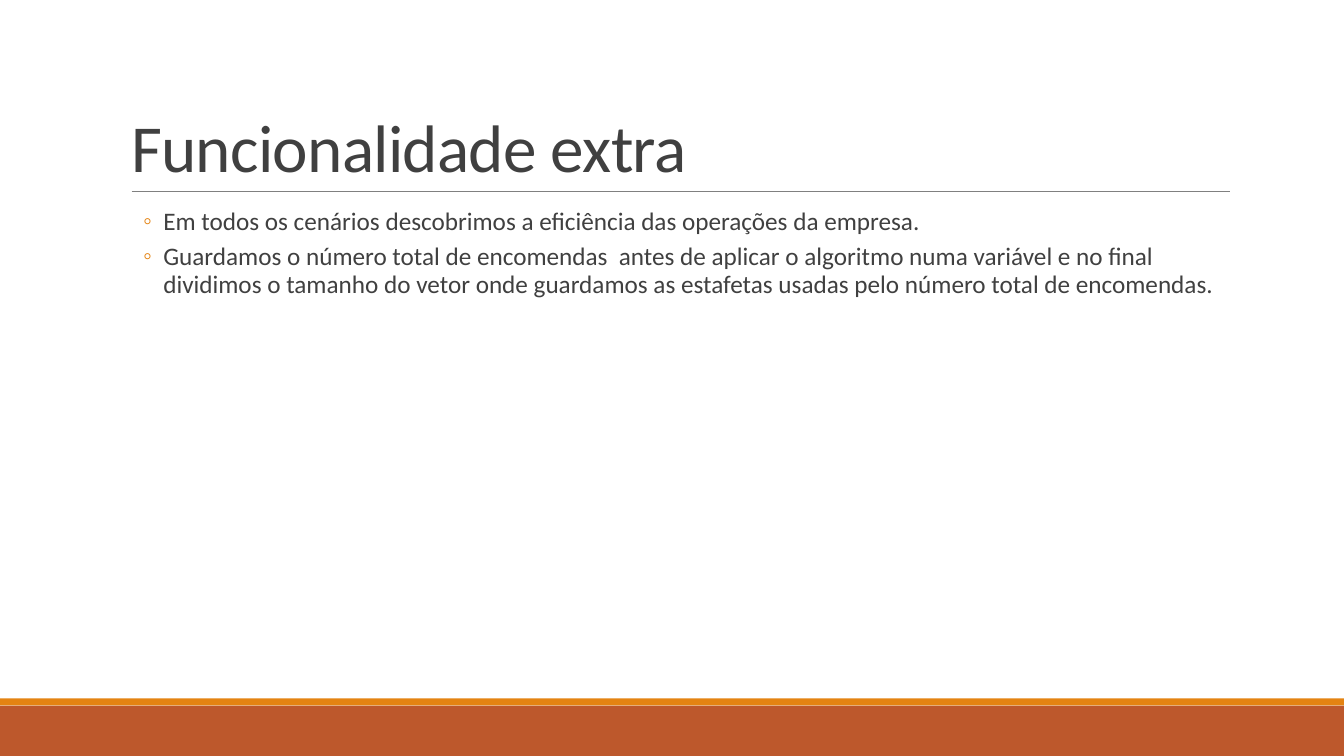
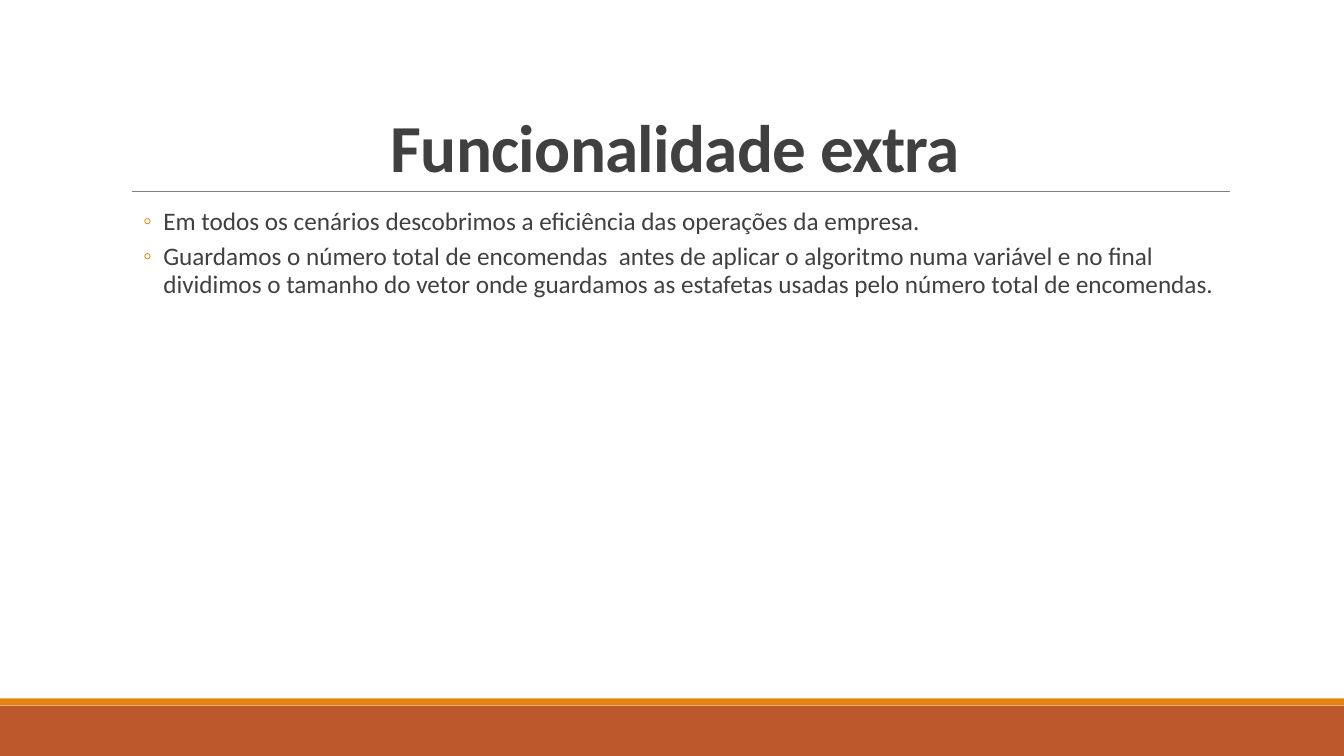
Before and after one commit to Miggs7/DA-Proj-22, a slide deck: slide 12 of Presentation/Logística Urbana para Entrega de Mercadorias.pptx. Drawn at 1344x756 pixels with LibreOffice and Linux fonts; fonts in the diff are those of the drawing. Boxes give left, top, right and bottom in pixels: in the first picture for what was removed or moved away, otherwise in the second. Text is boxed around its words. In the diff, an @@ line names an element or a change of style, - is before the commit and + after.

```diff
--- a/Presentation/Logística Urbana para Entrega de Mercadorias.pptx
+++ b/Presentation/Logística Urbana para Entrega de Mercadorias.pptx
@@ title "Funcionalidade extra" at [391,125,960,173]: bold on; alignment left to centre @@
```
Also in this commit, not shown: 6 other slides changed, 1 slide removed, 1 other file.
